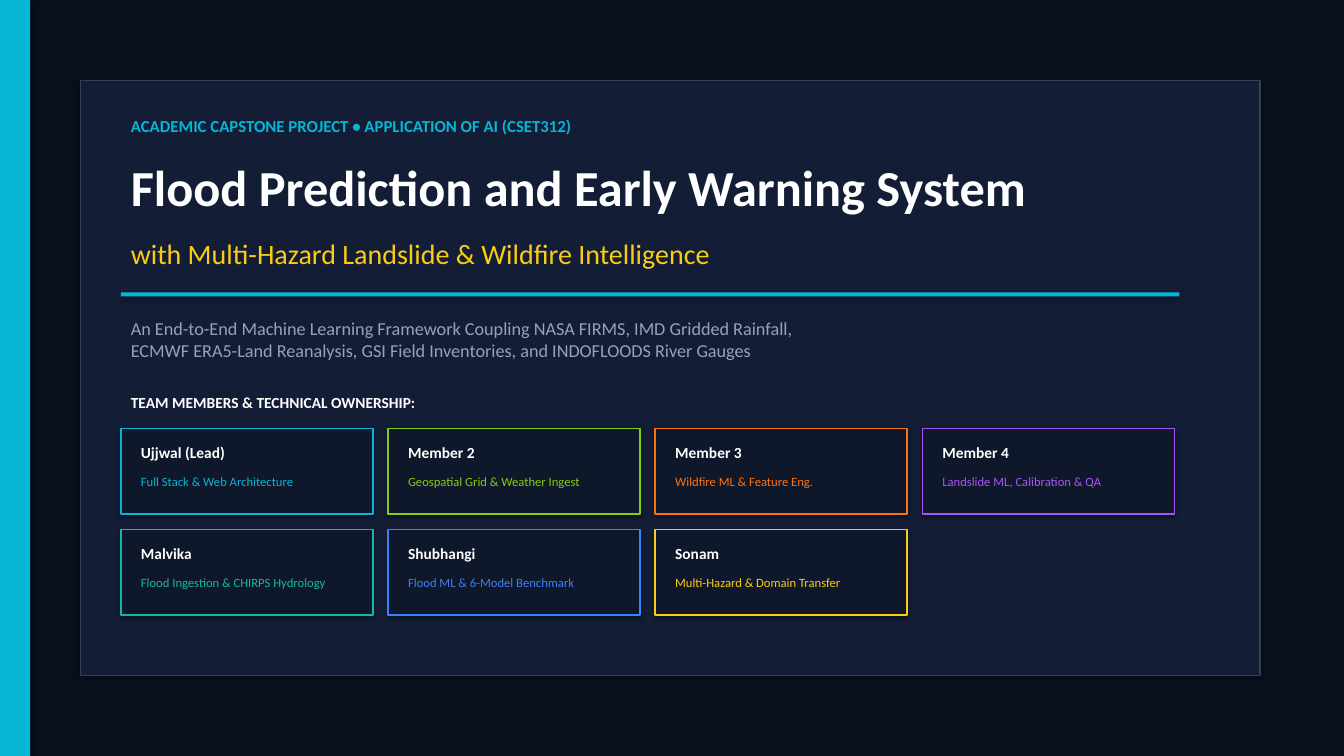
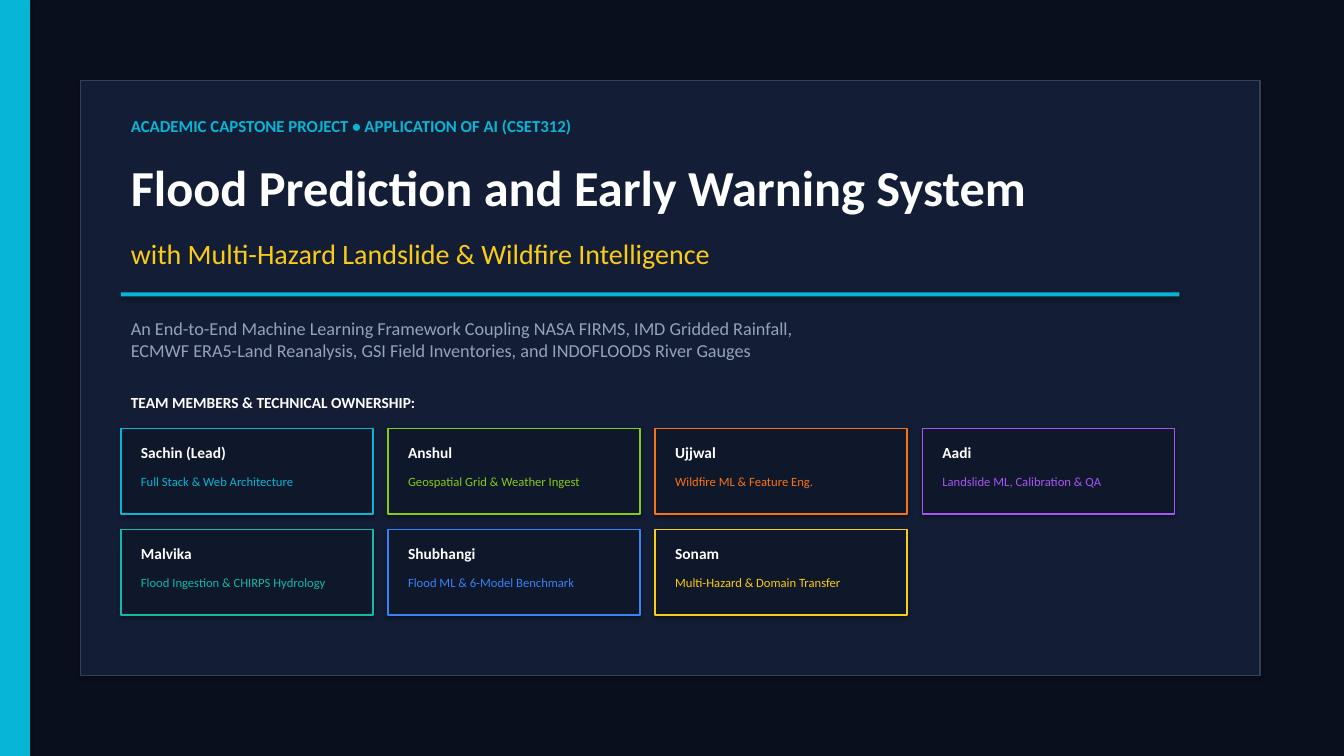
Before and after one commit to ujjww4ll/HIMA, a slide deck: slide 1 of Flood_Prediction_and_Early_Warning_System.pptx. Drawn at 1344x756 pixels with LibreOffice and Linux fonts; fonts in the diff are those of the drawing. Boxes give left, top, right and bottom in pixels: in the first picture for what was removed or moved away, otherwise in the second. Text is boxed around its words. In the diff, an @@ line names an element or a change of style, - is before the commit and + after.

Commit message:
Update 7-member roster: M1-Sachin, M2-Anshul, M3-Ujjwal, M4-Aadi, M5-Malvika, M6-Shubhangi, M7-Sonam

```diff
--- a/Flood_Prediction_and_Early_Warning_System.pptx
+++ b/Flood_Prediction_and_Early_Warning_System.pptx
@@ text at (141, 446, 226, 460): text changed @@
-Ujjwal (Lead)
+Sachin (Lead)
@@ text at (408, 447, 452, 458): text changed @@
-Member 2
+Anshul
@@ text at (675, 447, 716, 461): text changed @@
-Member 3
+Ujjwal
@@ text at (942, 447, 971, 458): text changed @@
-Member 4
+Aadi
```
Also in this commit, not shown: 14 other slides changed, 5 other files.
